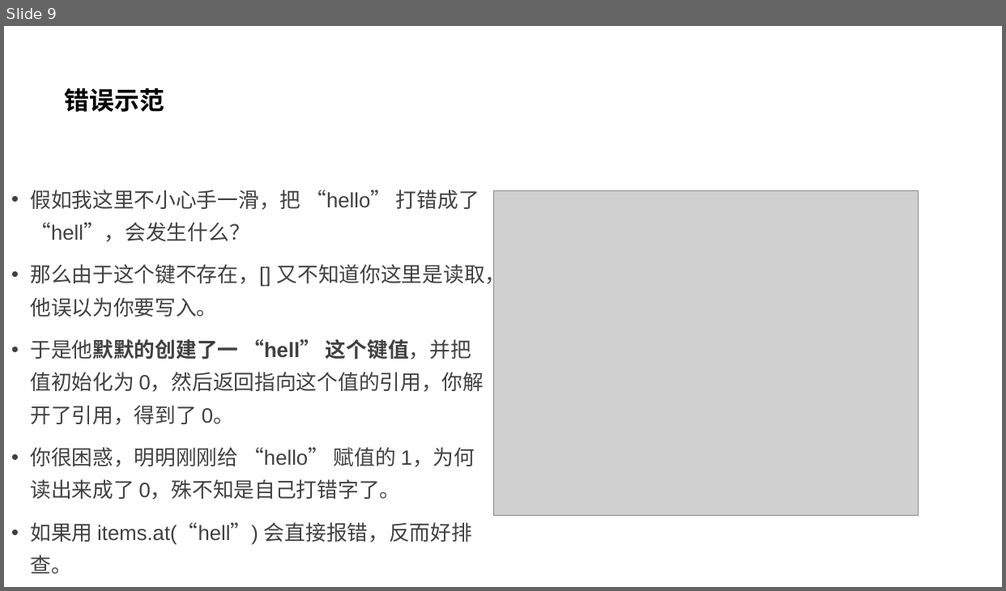
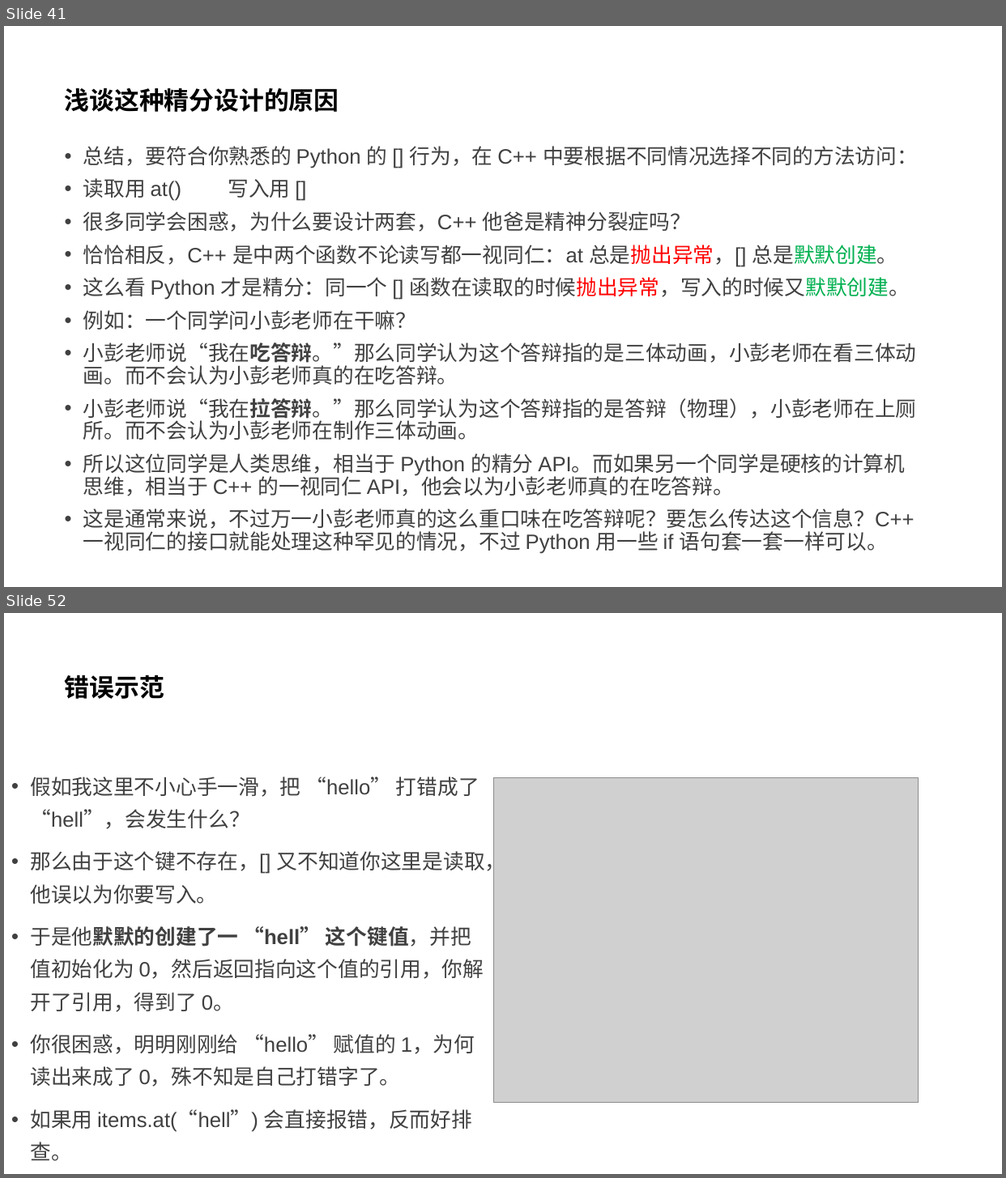
Before and after one commit to parallel101/course, a slide deck: 17/slides.pptx. Shown one above the other, each under a label of ours: slide 9 before the commit, slides 41 and 52 after it; the slides between them are not shown. The pictures are 1006x591 and 1006x1178 pixels, drawn with LibreOffice and Linux fonts; fonts in the diff are those of the drawing; grey boxes stand for pictures. Boxes give left, top, right and bottom in pixels: in the first picture for what was removed or moved away, otherwise in the second. Text is boxed around its words. In the diff, an @@ line names an element or a change of style, - is before the commit and + after.

```diff
--- a/17/slides.pptx
+++ b/17/slides.pptx
@@ slide 41 added at (4, 26, 1002, 587), background #FFFFFF @@
@@ title added at (65, 88, 339, 112), 24 pt, text #000000, bold @@
+浅谈这种精分设计的原因
@@ text added at (83, 146, 918, 554), 20 pt, text #404040 @@
+• 总结，要符合你熟悉的 Python 的 [] 行为，在 C++ 中要根据不同情况选择不同的方法访问：
+• 读取用 at() 写入用 []
+• 很多同学会困惑，为什么要设计两套，C++ 他爸是精神分裂症吗？
+• 恰恰相反，C++ 是中两个函数不论读写都一视同仁：at 总是抛出异常，[] 总是默默创建。
+• 这么看 Python 才是精分：同一个 [] 函数在读取的时候抛出异常，写入的时候又默默创建。
+• 例如：一个同学问小彭老师在干嘛？
+• 小彭老师说“我在吃答辩。”那么同学认为这个答辩指的是三体动画，小彭老师在看三体动画。而不会认为小彭老师真的在吃答辩。
+• 小彭老师说“我在拉答辩。”那么同学认为这个答辩指的是答辩（物理），小彭老师在上厕所。而不会认为小彭老师在制作三体动画。
+• 所以这位同学是人类思维，相当于 Python 的精分 API。而如果另一个同学是硬核的计算机思维，相当于 C++ 的一视同仁 API，他会以为小彭老师真的在吃答辩。
+• 这是通常来说，不过万一小彭老师真的这么重口味在吃答辩呢？要怎么传达这个信息？C++ 一视同仁的接口就能处理这种罕见的情况，不过 Python 用一些 if 语句套一套一样可以。
@@ what was slide 9 is now slide 52 @@
```
Also in this commit, not shown: 9 slides changed, 45 other slides added, 1 slide removed, 6 other files.
